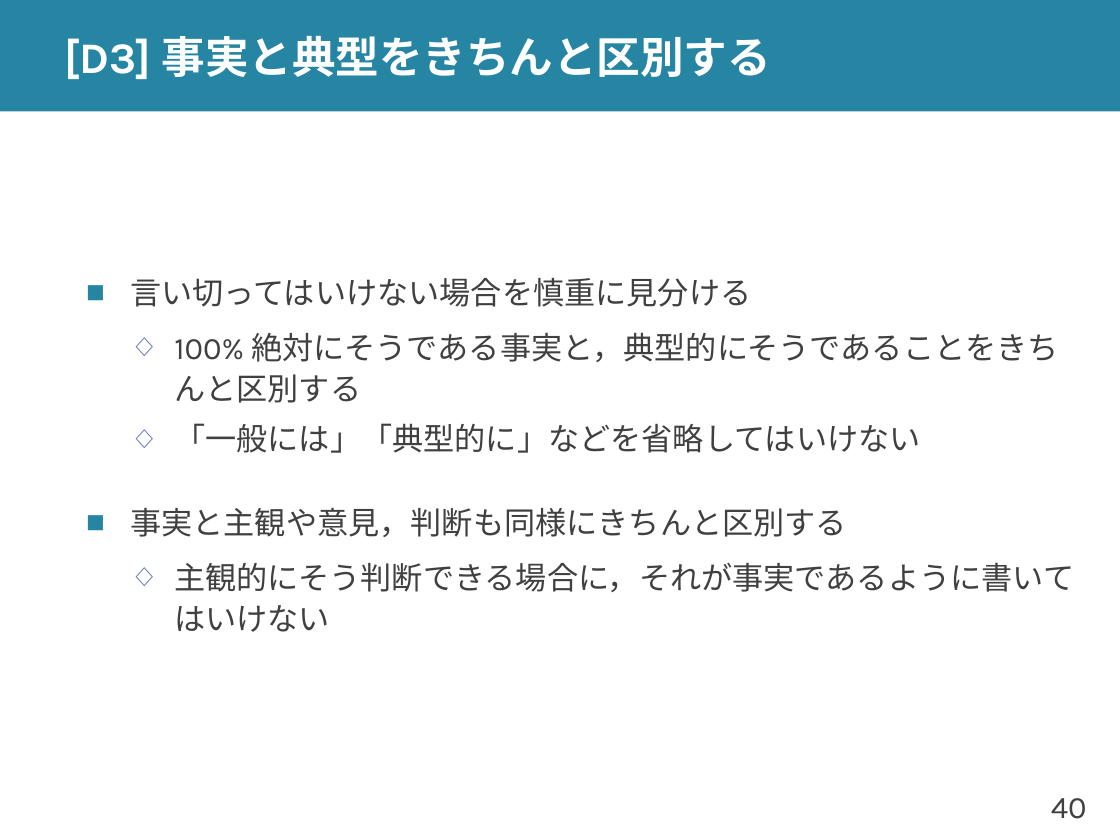
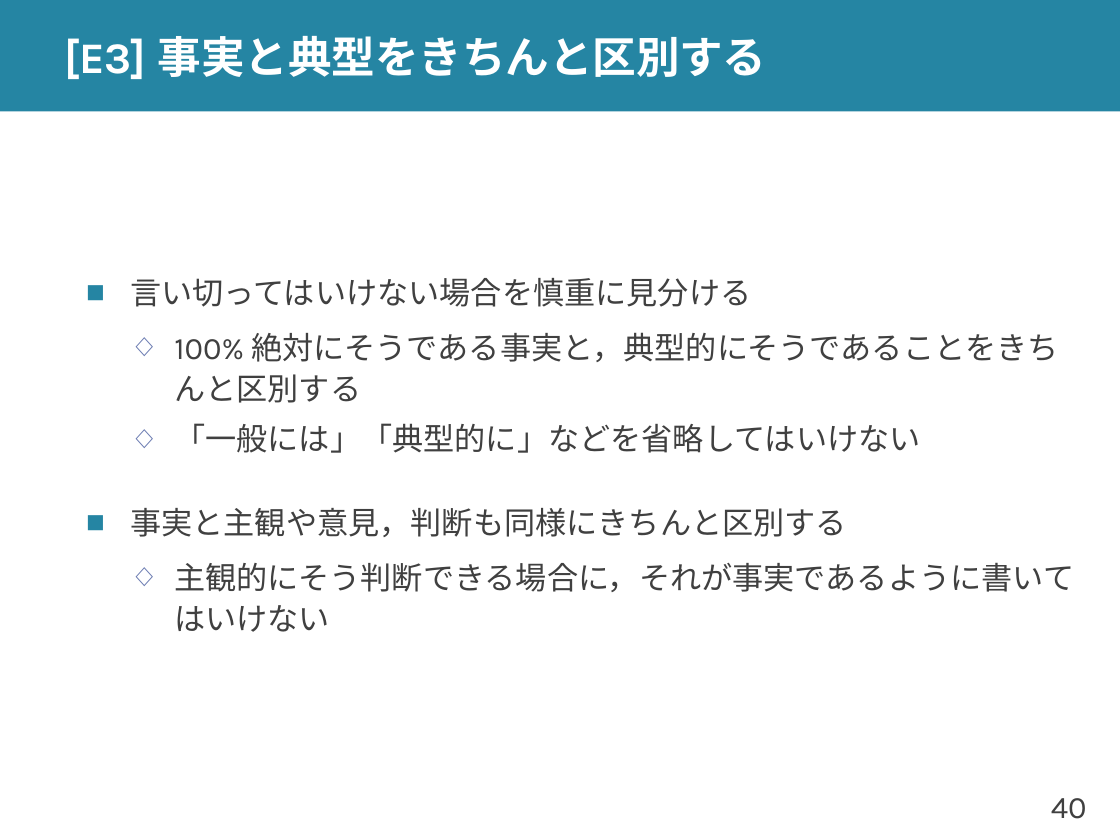
Before and after one commit to shioya-lab/how-to, a slide deck: slide 40 of writing.pptx. Drawn at 1120x840 pixels with LibreOffice and Linux fonts; fonts in the diff are those of the drawing. Boxes give left, top, right and bottom in pixels: in the first picture for what was removed or moved away, otherwise in the second. Text is boxed around its words. In the diff, an @@ line names an element or a change of style, - is before the commit and + after.

```diff
--- a/writing.pptx
+++ b/writing.pptx
@@ title at (x1=64, y1=36, x2=767, y2=79): text changed @@
-[D3] 事実と典型をきちんと区別する
+[E3] 事実と典型をきちんと区別する
```
Also in this commit, not shown: 10 other slides changed, 1 other file.
